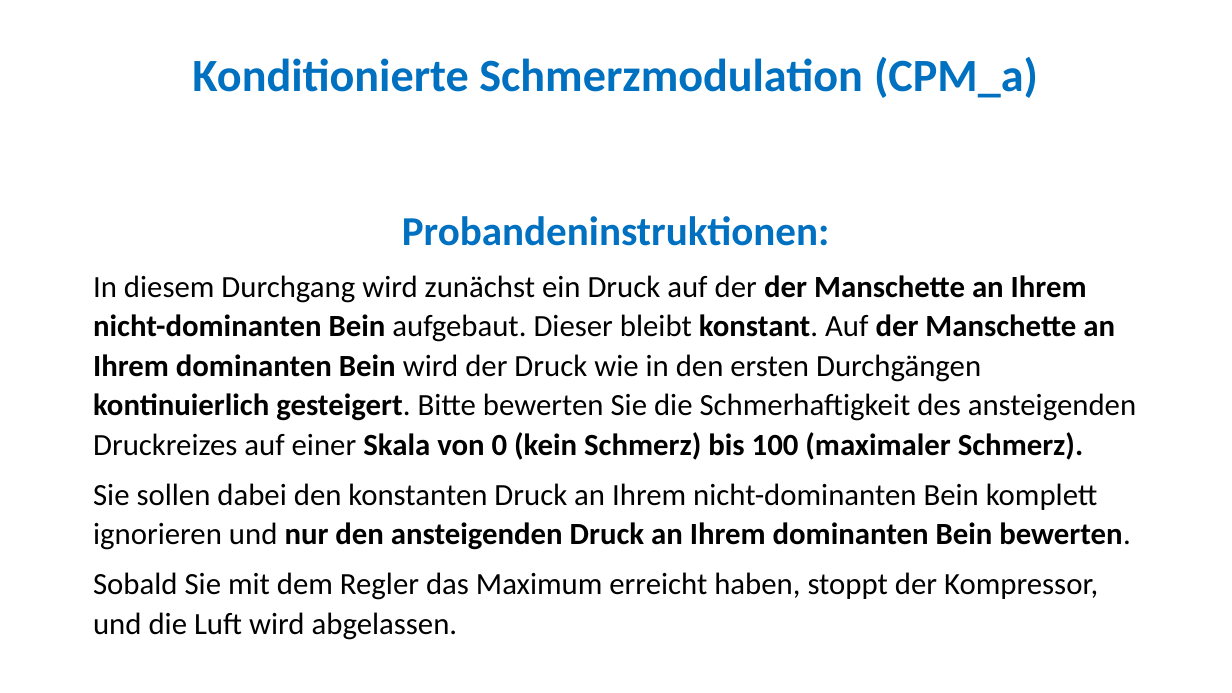
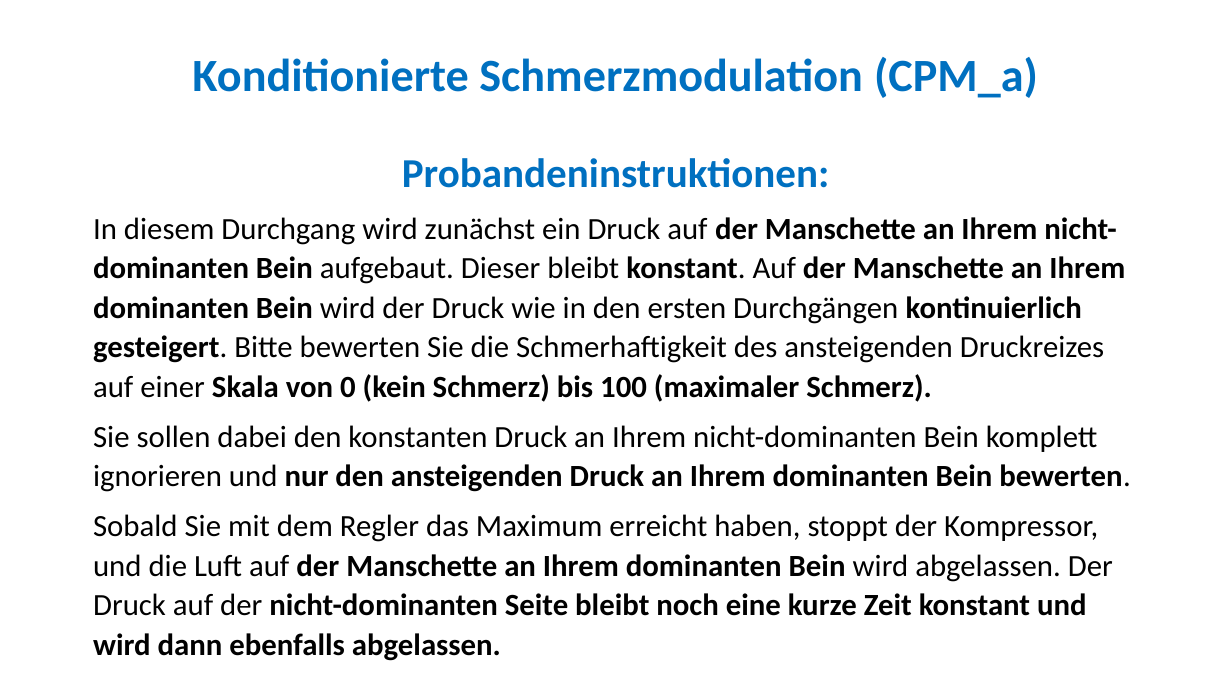
Before and after one commit to LabBench-Society/Protocols.Beta, a slide deck: slide 7 of docs/heidelberg.schmerz.superNova.v2/CPAInstructions.pptx. Drawn at 1232x693 pixels with LibreOffice and Linux fonts; fonts in the diff are those of the drawing. Boxes give left, top, right and bottom in pixels: in the first picture for what was removed or moved away, otherwise in the second. Text is boxed around its words. In the diff, an @@ line names an element or a change of style, - is before the commit and + after.

Commit message:
Update of Slides

```diff
--- a/docs/heidelberg.schmerz.superNova.v2/CPAInstructions.pptx
+++ b/docs/heidelberg.schmerz.superNova.v2/CPAInstructions.pptx
@@ text "Probandeninstruktionen:": place and size @@
-text "Probandeninstruktionen:" at <box>93,216,1136,640</box>
+text "Probandeninstruktionen:" at <box>93,158,1131,661</box>
@@ text at <box>93,217,1125,402</box>: text changed @@
-In diesem Durchgang wird zunächst ein Druck auf der der Manschette an Ihrem nicht-dominanten Bein aufgebaut. Dieser bleibt konstant. Auf der Manschette an Ihrem dominanten Bein wird der Druck wie in den ersten Durchgängen kontinuierlich gesteigert. Bitte bewerten Sie die Schmerhaftigkeit des ansteigenden Druckreizes auf einer Skala von 0 (kein Schmerz) bis 100 (maximaler Schmerz).
+In diesem Durchgang wird zunächst ein Druck auf der Manschette an Ihrem nicht-dominanten Bein aufgebaut. Dieser bleibt konstant. Auf der Manschette an Ihrem dominanten Bein wird der Druck wie in den ersten Durchgängen kontinuierlich gesteigert. Bitte bewerten Sie die Schmerhaftigkeit des ansteigenden Druckreizes auf einer Skala von 0 (kein Schmerz) bis 100 (maximaler Schmerz).
@@ text at <box>93,514,1113,661</box>: text changed; bold on @@
-Sobald Sie mit dem Regler das Maximum erreicht haben, stoppt der Kompressor, und die Luft wird abgelassen.
+Sobald Sie mit dem Regler das Maximum erreicht haben, stoppt der Kompressor, und die Luft auf der Manschette an Ihrem dominanten Bein wird abgelassen. Der Druck auf der nicht-dominanten Seite bleibt noch eine kurze Zeit konstant und wird dann ebenfalls abgelassen.
```
Also in this commit, not shown: 1 other slide changed, 3 other files.
